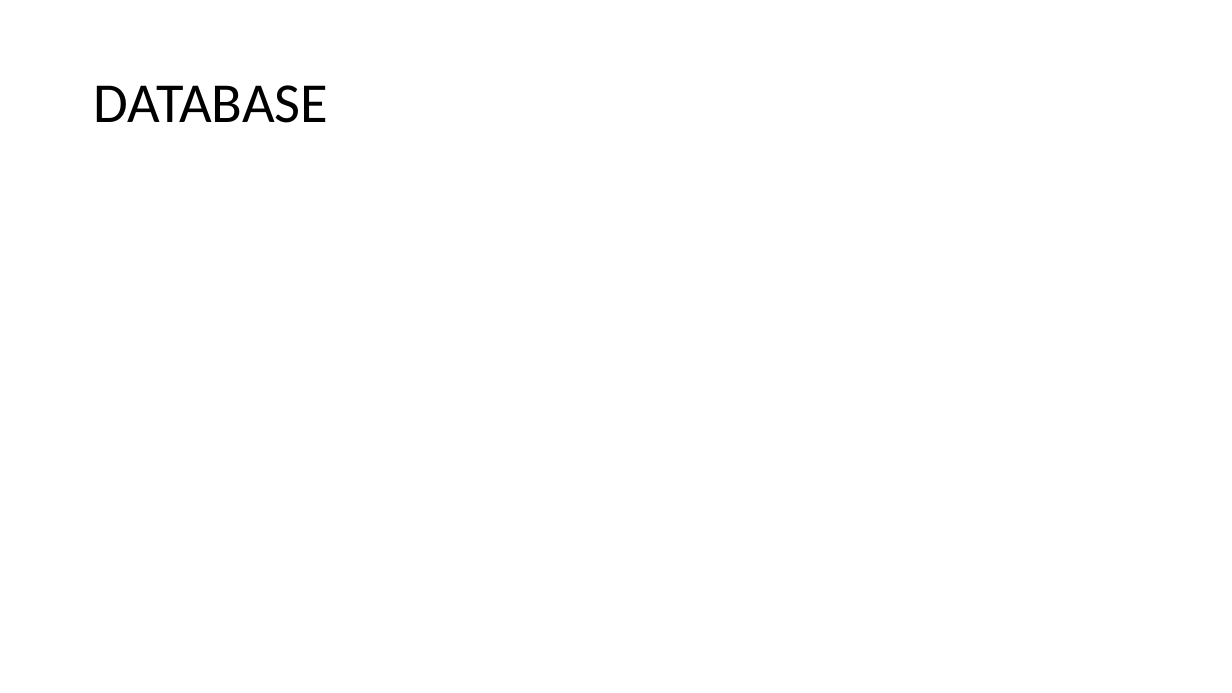
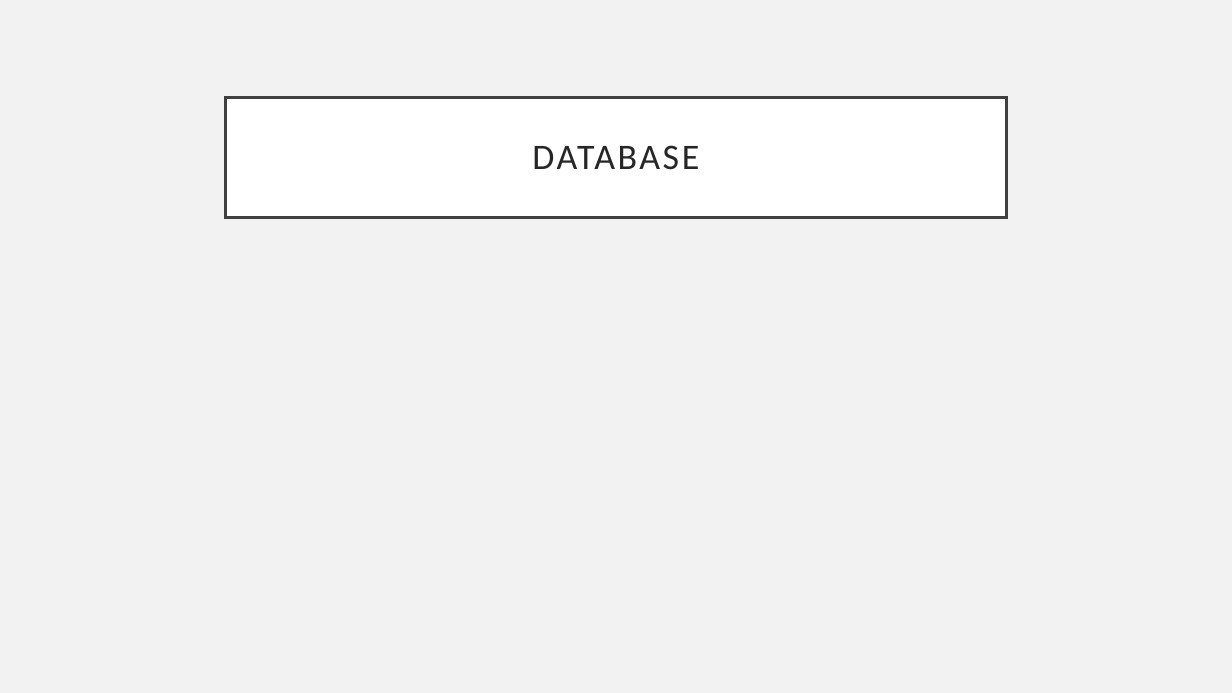
Before and after one commit to ultimate-dev/mobys, a slide deck: slide 6 of mobys-docs/1.pptx. Drawn at 1232x693 pixels with LibreOffice and Linux fonts; fonts in the diff are those of the drawing. Boxes give left, top, right and bottom in pixels: in the first picture for what was removed or moved away, otherwise in the second. Text is boxed around its words. In the diff, an @@ line names an element or a change of style, - is before the commit and + after.

```diff
--- a/mobys-docs/1.pptx
+++ b/mobys-docs/1.pptx
@@ background #FFFFFF to #F2F2F2 @@
@@ title "DATABASE": place and size @@
-title "DATABASE" at box(94, 85, 328, 123)
+title "DATABASE" at box(226, 97, 1006, 217)
@@ title "DATABASE" at box(226, 97, 1006, 217): size 44 to 28 pt, text colour #000000 to #262626, letter spacing 0 to 2 pt; alignment left to centre; fill none to #FFFFFF; outline none to #404040 2.5 pt @@
```
Also in this commit, not shown: 5 other slides changed, 1 other file.
